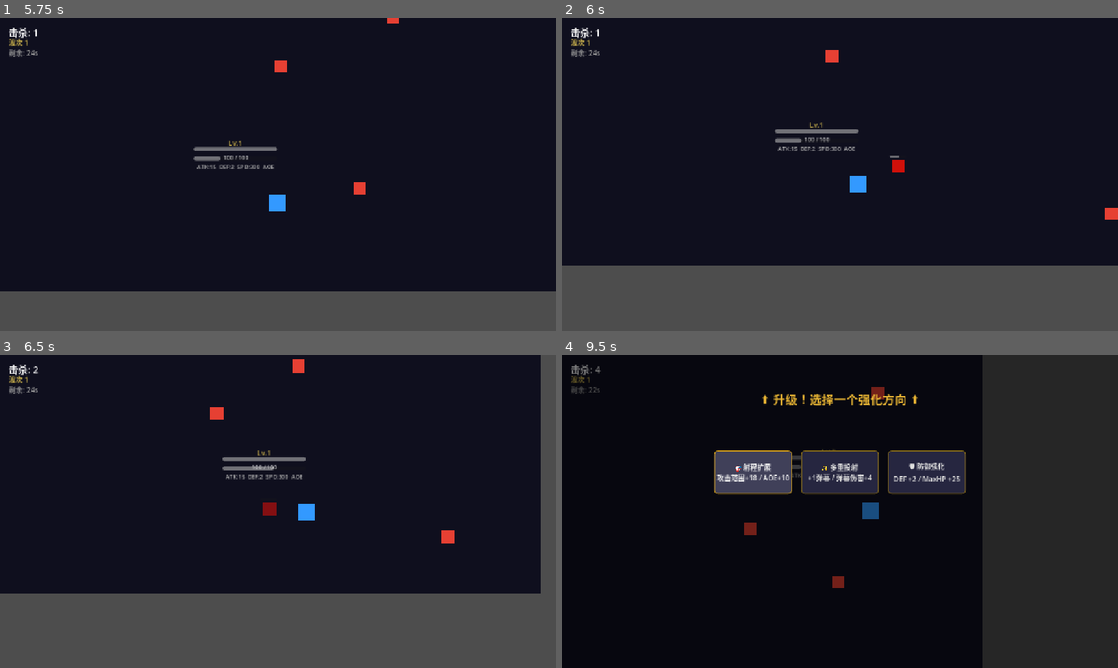
Above: before the commit, frames 1-4 (two rows, left to right).
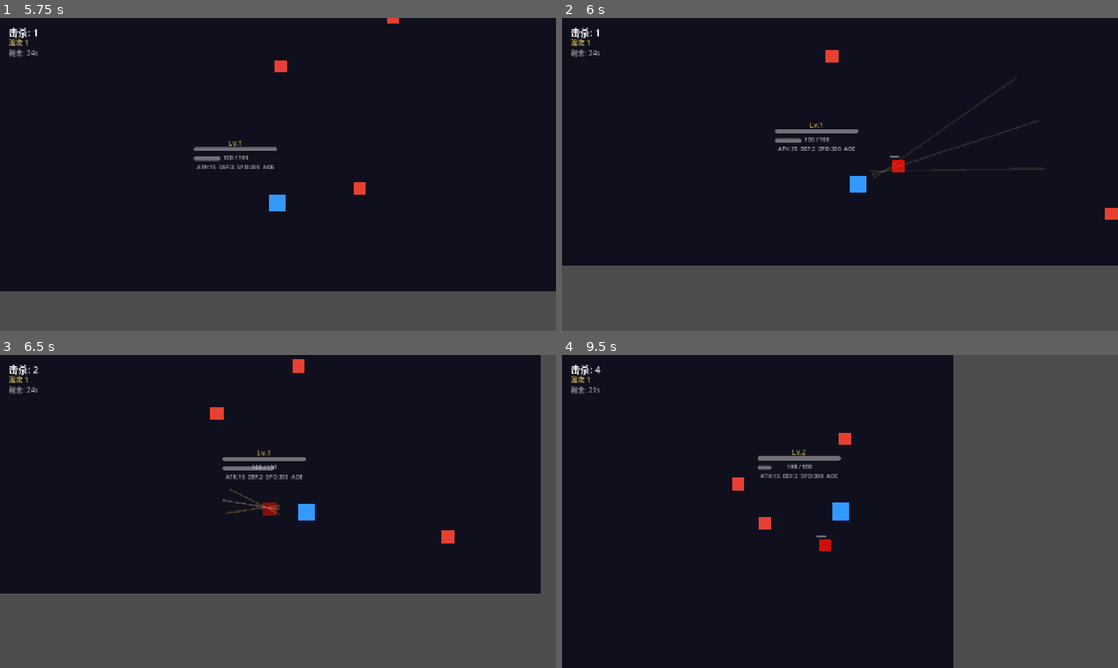
Above: after the commit, the same moments.

Repository: HenruiC/Starforge
Game: Godot game, scene res://scenes/main.tscn
Same seed, same stepped clock (60 frames per second), same inputs: the game is played once before the commit and once after it.
Inputs (mouse positions are in pixels of both pictures, inside the frame that each line leads up to):
- Up to frame 1 (5.75 s): tap Enter at 0.5 s; hold D (move_right) 0.53-1.28 s; hold S (move_down) 1.28-2.03 s; hold D (move_right) 2.03-2.78 s; hold W (move_up) 2.78-3.53 s; hold A (move_left) 3.53-5.03 s; hold S (move_down) from 5.03 s (still down)
- Up to frame 2 (6 s): release S (move_down) at 5.78 s; hold D (move_right) from 5.78 s (still down)
- Up to frame 3 (6.5 s): keep holding D (move_right)
- Up to frame 4 (9.5 s): release D (move_right) at 6.53 s; hold W (move_up) 6.53-7.28 s; hold D (move_right) 7.28-8.03 s; hold S (move_down) 8.03-8.75 s; click (751, 473) at 8.75 s, where only the run after the commit has a clickable "🎯 射程扩展 攻击范围+18 / AOE+10"

Frame 1 is identical in both runs. In frame 2, 0.5% of the frame differs, in the area x 55-87%, y 18-52%; in frame 3, 0.1%; in frame 4, 37%, in the area x 1-100%, y 0-100%.

Commit message:
fix: 升级按钮无响应 + 挥剑特效重做
按钮修复:
- HUDLayer process_mode=ALWAYS 使按钮在暂停时仍可交互
- 关闭面板后恢复 process_mode=INHERIT

挥剑特效重做:
- 3条斩击线在玩家与目标之间动态生成
- 主斩击线(金色) + 2条辅助弧光(橙色)形成扇形挥砍
- 斩击线从起点扩展到目标距离，同时淡出
- 与敌人受击震动/粒子同步协调
- z_index=10 确保渲染在最上层

Co-Authored-By: Claude Opus 4.7 <noreply@anthropic.com>

Diff:
--- a/scripts/game_manager.gd
+++ b/scripts/game_manager.gd
@@ -155,6 +155,8 @@
 func _show_level_up_choices() -> void:
 	_is_paused = true
 	get_tree().paused = true
+	# 让升级面板不受暂停影响，按钮可点击
+	$"../HUDLayer".process_mode = Node.PROCESS_MODE_ALWAYS
 
 	level_up_panel.visible = true
 
@@ -199,6 +201,7 @@
 
 	level_up_panel.visible = false
 	_is_paused = false
+	$"../HUDLayer".process_mode = Node.PROCESS_MODE_INHERIT
 	get_tree().paused = false
 
 	if player._pending_level_ups > 0:
--- a/scripts/player.gd
+++ b/scripts/player.gd
@@ -122,18 +122,45 @@
 	_show_slash_effect()
 
 func _show_slash_effect() -> void:
-	var slash: ColorRect = $SlashEffect
-	if _current_target:
-		var dir := global_position.direction_to(_current_target.global_position)
-		slash.rotation = dir.angle()
-	slash.visible = true
-	slash.modulate = Color(1.0, 0.9, 0.6, 0.7)
-	slash.scale = Vector2(0.3, 1.0)
-
+	if _current_target == null or not is_instance_valid(_current_target):
+		return
+
+	# 在玩家到目标之间生成斩击弧线
+	var to_target := _current_target.global_position - global_position
+	var mid_point := global_position + to_target * 0.5
+	var angle := to_target.angle()
+
+	# 主斩击线
+	var slash := _create_slash_line(mid_point, angle, Color(1.0, 0.95, 0.7), Vector2(2.0, 0.8))
+	# 辅助弧光
+	var slash2 := _create_slash_line(mid_point + Vector2(0, -8).rotated(angle), angle + 0.3, Color(1.0, 0.8, 0.3), Vector2(1.5, 0.5))
+	var slash3 := _create_slash_line(mid_point + Vector2(0, 8).rotated(angle), angle - 0.3, Color(1.0, 0.8, 0.3), Vector2(1.5, 0.5))
+
+	# 动画
+	var dist := to_target.length()
+	var dur := 0.15
 	var tween := create_tween().set_parallel(true)
-	tween.tween_property(slash, "scale", Vector2(1.5, 0.3), 0.12)
-	tween.tween_property(slash, "modulate:a", 0.0, 0.12)
-	tween.chain().tween_callback(func(): slash.visible = false)
+	for s in [slash, slash2, slash3]:
+		tween.tween_property(s, "scale", Vector2(dist / 10.0, 0.8), dur)
+		tween.tween_property(s, "modulate:a", 0.0, dur)
+	tween.chain().tween_callback(func():
+		slash.queue_free(); slash2.queue_free(); slash3.queue_free()
+	)
+
+func _create_slash_line(at_pos: Vector2, rot: float, col: Color, start_scale: Vector2) -> ColorRect:
+	var s := ColorRect.new()
+	s.color = col
+	s.offset_left = -15
+	s.offset_top = -2
+	s.offset_right = 15
+	s.offset_bottom = 2
+	s.rotation = rot
+	s.scale = start_scale
+	s.mouse_filter = Control.MOUSE_FILTER_IGNORE
+	s.z_index = 10
+	get_parent().add_child(s)
+	s.global_position = at_pos
+	return s
 
 func _do_aoe_attack() -> void:
 	aoe_sprite.visible = true
